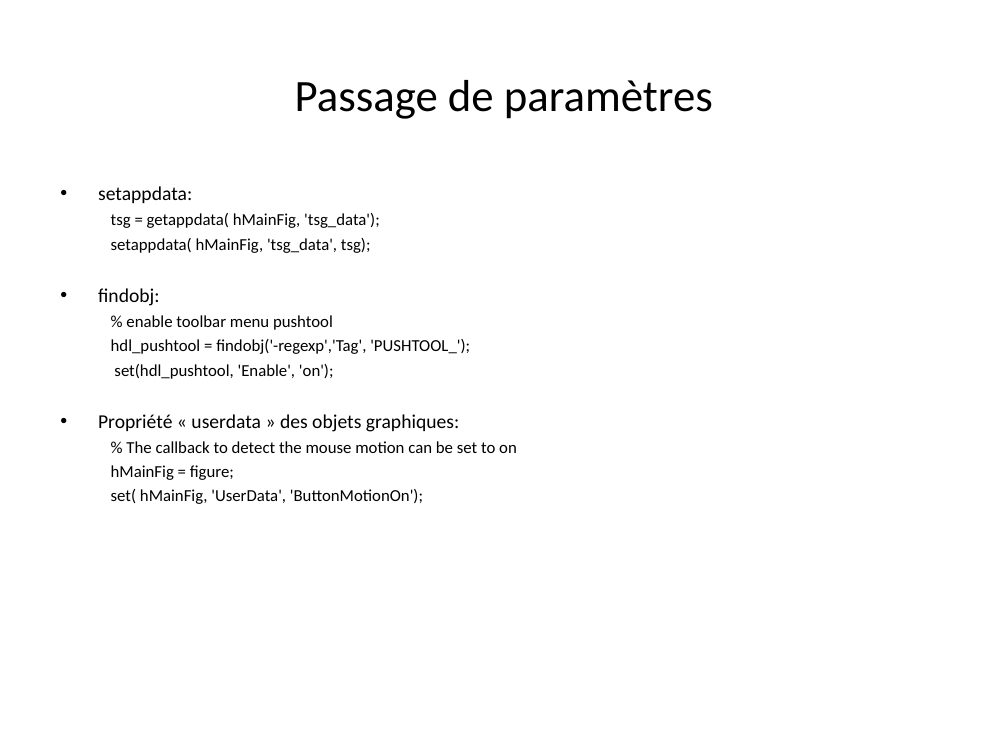
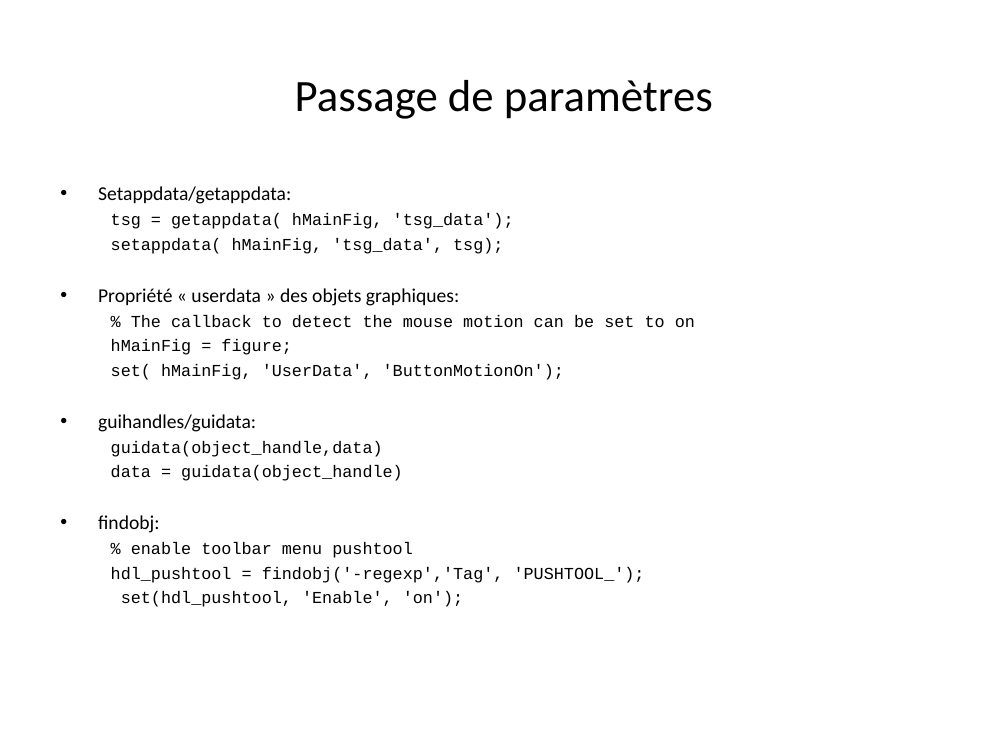
Before and after one commit to jgrelet/course-object-programing-with-Matlab, a slide deck: slide 19 of Introduction à la programmation objet avec Matlab.ppt (slide 24 before the commit). Drawn at 1008x756 pixels with LibreOffice and Linux fonts; fonts in the diff are those of the drawing. Boxes give left, top, right and bottom in pixels: in the first picture for what was removed or moved away, otherwise in the second. Text is boxed around its words. In the diff, an @@ line names an element or a change of style, - is before the commit and + after.

```diff
--- a/Introduction à la programmation objet avec Matlab.ppt
+++ b/Introduction à la programmation objet avec Matlab.ppt
@@ text at [98,186,291,204]: text changed @@
-• setappdata:
+• Setappdata/getappdata:
@@ text at [111,213,645,607]: font Calibri to Courier New in "tsg = getappdata( hMainFig, 'tsg_data');", "setappdata( hMainFig, 'tsg_data', tsg);", "% enable toolbar menu pushtool", "hdl_pushtool = findobj('-regexp','Tag', 'PUSHTOOL_');" and 1 more places @@
@@ text at [98,288,695,481]: paragraphs added @@
+• Propriété « userdata » des objets graphiques:
+  % The callback to detect the mouse motion can be set to on
+  hMainFig = figure;
+  set( hMainFig, 'UserData', 'ButtonMotionOn');
+• guihandles/guidata:
+  guidata(object_handle,data)
+  data = guidata(object_handle)
@@ text at [98,414,517,504]: paragraphs removed @@
-• Propriété « userdata » des objets graphiques:
-  % The callback to detect the mouse motion can be set to on
-  hMainFig = figure;
-  set( hMainFig, 'UserData', 'ButtonMotionOn');
```
Also in this commit, not shown: 21 other slides changed, 1 slide added, 8 other files.
